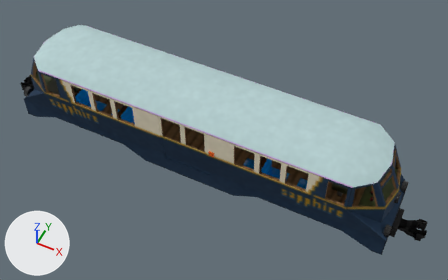
What one commit did to the OBJ model src/main/assets/immersiverailroading/models/rolling_stock/kitsune_sapphire_express/sapphire_local.obj.
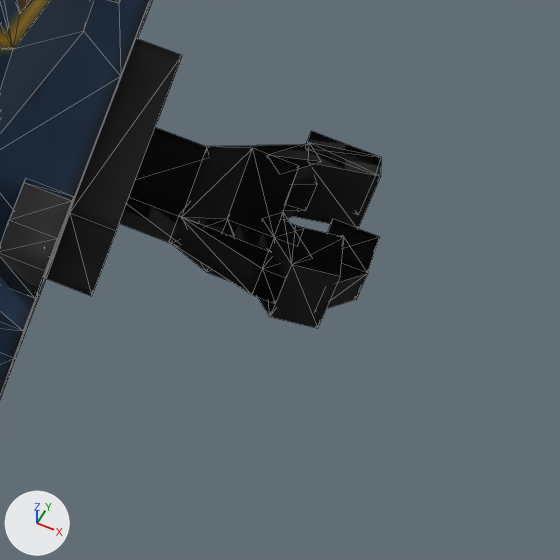
The first picture shows the older version from a 50 mm lens placed at (5.14, -9.15, 12.45), pointed at (0.56, 0.01, 1.0). The close-ups show both versions on the part from 86% to 100% of the width and 73% to 96% of the height of that picture; other places that the commit changed are outside them. The lights are fixed; the arrows at lower left show +X, +Y and +Z. The close-ups show mesh edges as thin lines. Where no turn or scale is listed for an object, it has been applied to the vertices. Vertices at the same position are counted once.

The first close-up shows 'COUPLED_REAR_3_HIDE', 'COUPLER_ENGAGED_REAR_2_TOGGLE_LABEL_Uncouple', 'FRAME_ext_body.001', 'lamp.005'.
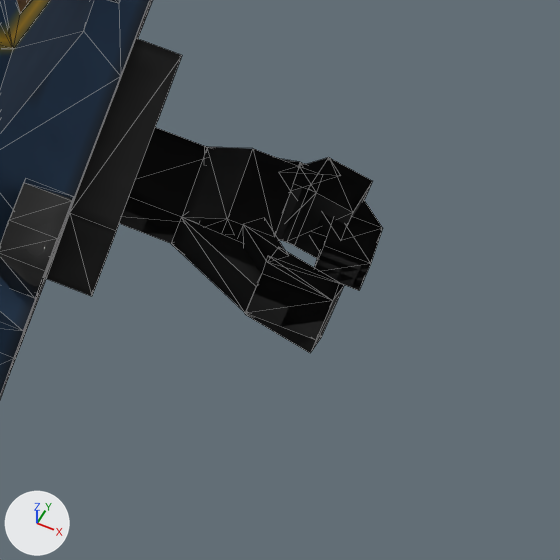
Patch to the scene script:
```diff
--- a/src/main/assets/immersiverailroading/models/rolling_stock/kitsune_sapphire_express/sapphire_local.obj.py
+++ b/src/main/assets/immersiverailroading/models/rolling_stock/kitsune_sapphire_express/sapphire_local.obj.py
@@ me_coupled_rear_3_hide @@
 # used by ob_coupled_rear_3_hide; location = (0.0, 0.0, 0.0)
-me_coupled_rear_3_hide.from_pydata(...)  # 106 vertices, 178 faces; spans x 5.062..5.75, y -0.187..0.25, z 0.25..0.5
+me_coupled_rear_3_hide.from_pydata(...)  # 106 vertices, 178 faces; spans x 5.062..5.75, y -0.25..0.188, z 0.25..0.5
+# me_coupled_rear_3_hide part 1: the loose piece of 14 vertices spanning x 5.456..5.686, y -0.187..-0.037, z 0.25..0.5 is mirrored in y about the mesh origin
+# me_coupled_rear_3_hide part 2: the loose piece of 8 vertices spanning x 5.573..5.75, y -0.167..0.01, z 0.312..0.438 is deleted
+# me_coupled_rear_3_hide part 3: 46 vertices removed from x 5.259..5.701, y -0.187..0.25, z 0.25..0.5; 54 vertices added at x 5.259..5.75, y -0.25..0.188, z 0.25..0.5
+# me_coupled_rear_3_hide part 4: 14 kept faces spanning x 5.062..5.5, y -0.125..0.125, z 0.25..0.5 get new texture (UV) coordinates
 me_coupled_rear_3_hide.materials.append(mat_knuckle)
@@ me_coupled_rear_4_hide_invert @@
 # used by ob_coupled_rear_4_hide_invert; location = (0.0, 0.0, 0.0)
-me_coupled_rear_4_hide_invert.from_pydata(...)  # 106 vertices, 178 faces; spans x 5.062..5.75, y -0.187..0.25, z 0.25..0.5
+me_coupled_rear_4_hide_invert.from_pydata(...)  # 106 vertices, 178 faces; spans x 5.062..5.75, y -0.25..0.188, z 0.25..0.5
+# me_coupled_rear_4_hide_invert part 5: a new loose piece, a box spanning x 5.625..5.75, y -0.047..0.078, z 0.311..0.439, in mat_knuckle (picture img_knuckle_png)
+# me_coupled_rear_4_hide_invert part 6: the loose piece of 14 vertices spanning x 5.456..5.686, y -0.187..-0.037, z 0.25..0.5 is mirrored in y about the mesh origin
+# me_coupled_rear_4_hide_invert part 7: 46 vertices removed from x 5.259..5.701, y -0.187..0.25, z 0.25..0.5; 54 vertices added at x 5.259..5.75, y -0.25..0.188, z 0.25..0.5
+# me_coupled_rear_4_hide_invert part 8: 14 kept faces spanning x 5.062..5.5, y -0.125..0.125, z 0.25..0.5 get new texture (UV) coordinates
 me_coupled_rear_4_hide_invert.materials.append(mat_knuckle)
```

Where the change shows, as pixel boxes [x1, y1, x2, y2] in the close-ups (560 x 560 px; the box of a moved part takes in the faces that stretch with it):
'COUPLED_REAR_3_HIDE', reshaped (not visible afterwards)
    before: [119, 127, 381, 328]
'COUPLED_REAR_4_HIDE_INVERT', reshaped (not visible before)
    after: [119, 127, 383, 353]
part 1 of me_coupled_rear_3_hide, moved or reshaped (not visible afterwards)
    before: [257, 213, 344, 328]
part 2 of me_coupled_rear_3_hide, deleted (black)
    before: [326, 264, 368, 309]
part 3 of me_coupled_rear_3_hide, moved or reshaped (not visible afterwards)
    before: [171, 131, 381, 304]
part 4 of me_coupled_rear_3_hide, surface changed (black)
    before: [136, 127, 299, 237]
part 5 of me_coupled_rear_4_hide_invert, added (black)
    after: [314, 217, 383, 291]
part 6 of me_coupled_rear_4_hide_invert, moved or reshaped (not visible before)
    after: [275, 157, 372, 258]
part 7 of me_coupled_rear_4_hide_invert, moved or reshaped (not visible before)
    after: [171, 159, 382, 353]
part 8 of me_coupled_rear_4_hide_invert, surface changed (black)
    after: [136, 127, 299, 237]
